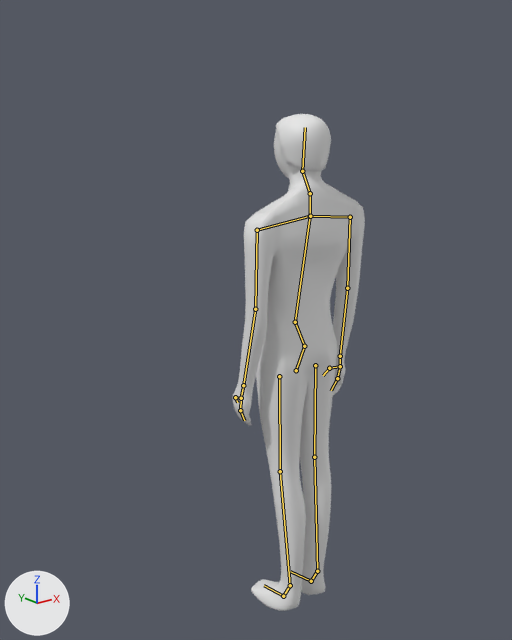
Renders of the Blender file RIG1PLAY(blend)/RIG1PLAY(jump).blend from each side of a commit.
Rendered twice from a camera (50 mm lens) standing at (-14.84, -16.3, 8.34) and looking at (-0.07, 2.16, 0.96). The lights are fixed; the arrows at lower left show +X, +Y and +Z. The bones that bend it are drawn over the model as lines.
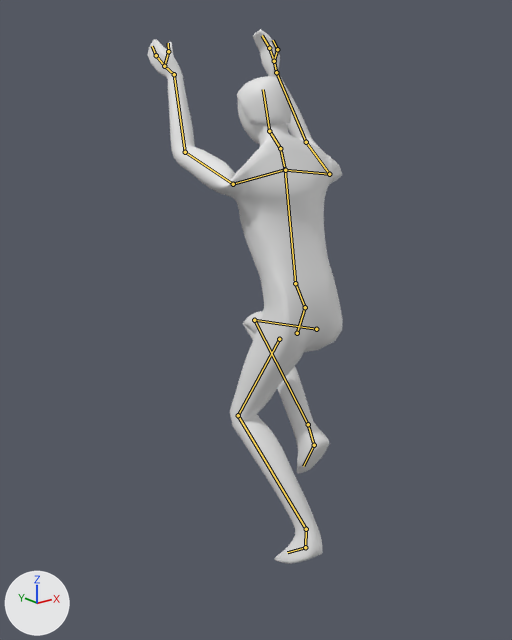
The newer file adds an action. The first version stands in its rest pose; the second is drawn at frame 18 of the action 'ArmatureAction'.

Pixel boxes [x1, y1, x2, y2] of what changed, in the pictures (512 x 640 px):
'Icosphere.001', posed (48% wider, 8% taller)
    before: [233, 114, 365, 611]
    after: [147, 29, 343, 564]
bone 'Hip', root to tip
    before: (296, 370) to (304, 346)
    after: (297, 333) to (305, 307)
bone 'Chest', root to tip
    before: (295, 322) to (310, 216)
    after: (295, 283) to (285, 169)

The change in detail:
Bone 'Hip' (bone_hip) moves from (0.0, 0.0, 0.0) to (0.47, 1.21, 0.0).
Bone 'Chest' (bone_chest) turns from (0, 0, 0) to (-1, -3, -18) degrees about its own x, y and z.
Bone 'Arm IK L' (bone_arm_ik_l) moves from (0.0, 0.0, 0.0) to (4.94, -8.84, 1.34).
Bone 'Arm IK L' (bone_arm_ik_l) turns from (0, 0, 0) to (33, 8, -121) degrees about its own x, y and z.
Bone 'Leg IK L' (bone_leg_ik_l) moves from (0.0, 0.0, 0.0) to (-0.55, -2.75, -0.06).
Bone 'Leg IK L' (bone_leg_ik_l) turns from (0, 0, 0) to (2, 1, -26) degrees about its own x, y and z.
Bone 'Elbow IK L' (bone_elbow_ik_l) moves from (0.0, 0.0, 0.0) to (6.07, -6.33, 8.61).
Bone 'Arm IK R' (bone_arm_ik_r) moves from (0.0, 0.0, 0.0) to (-4.54, -8.96, 1.72).
Bone 'Arm IK R' (bone_arm_ik_r) turns from (0, 0, 0) to (17, 7, 149) degrees about its own x, y and z.
Bone 'Leg IK R' (bone_leg_ik_r) moves from (0.0, 0.0, 0.0) to (3.14, -4.67, -0.25).
Bone 'Leg IK R' (bone_leg_ik_r) turns from (0, 0, 0) to (3, -2, 53) degrees about its own x, y and z.
Bone 'Elbow IK R' (bone_elbow_ik_r) moves from (0.0, 0.0, 0.0) to (-13.3, 1.44, 11.01).
Bone 'Knee IK R' (bone_knee_ik_r) moves from (0.0, 0.0, 0.0) to (2.33, 0.25, 1.13).
